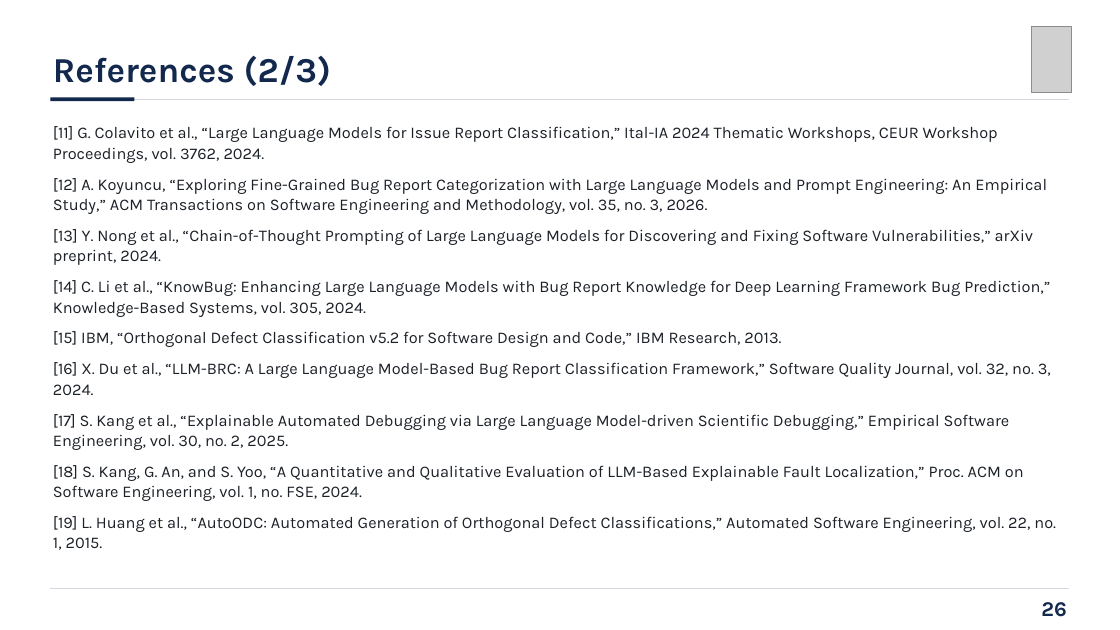
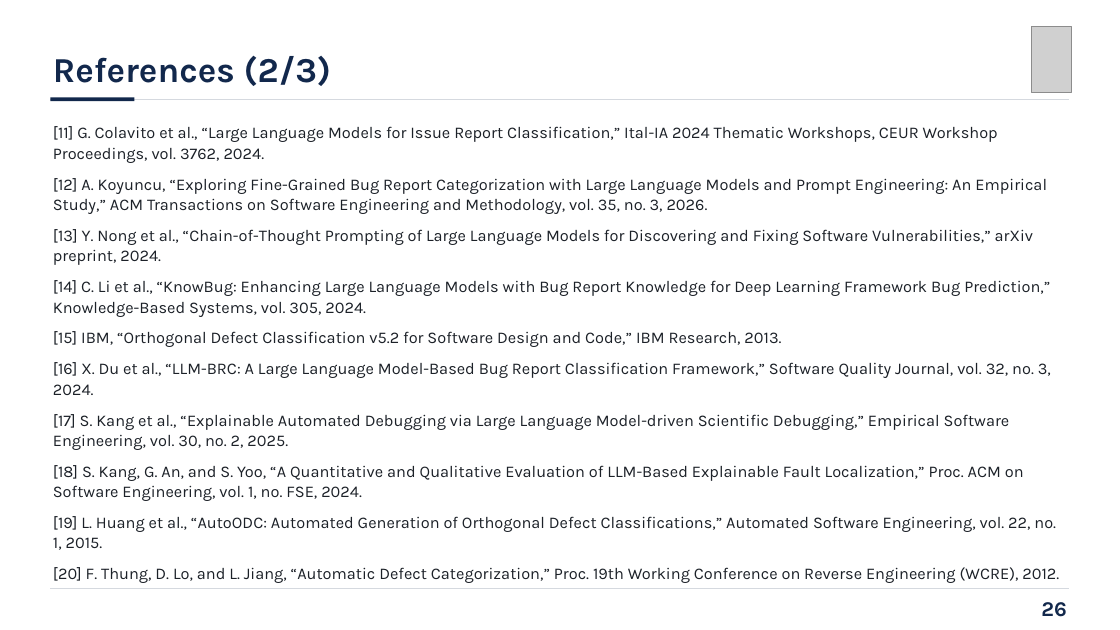
Before and after one commit to hasin023/d4j_odc_implementation, a slide deck: slide 26 of iut_submissions/presentation/Defence/SWE_Orthogonal Defect Classification on Defects4J Using an LLM-Driven Scientific Approach_presentation.pptx. Drawn at 1120x630 pixels with LibreOffice and Linux fonts; fonts in the diff are those of the drawing; grey boxes stand for pictures. Boxes give left, top, right and bottom in pixels: in the first picture for what was removed or moved away, otherwise in the second. Text is boxed around its words. In the diff, an @@ line names an element or a change of style, - is before the commit and + after.

```diff
--- a/iut_submissions/presentation/Defence/SWE_Orthogonal Defect Classification on Defects4J Using an LLM-Driven Scientific Approach_presentation.pptx
+++ b/iut_submissions/presentation/Defence/SWE_Orthogonal Defect Classification on Defects4J Using an LLM-Driven Scientific Approach_presentation.pptx
@@ text at <box>53,567,1059,583</box>: paragraph added @@
+[20] F. Thung, D. Lo, and L. Jiang, “Automatic Defect Categorization,” Proc. 19th Working Conference on Reverse Engineering (WCRE), 2012.
```
Also in this commit, not shown: 18 other slides changed, 6 slides added, 6 slides removed, 4 other files.
